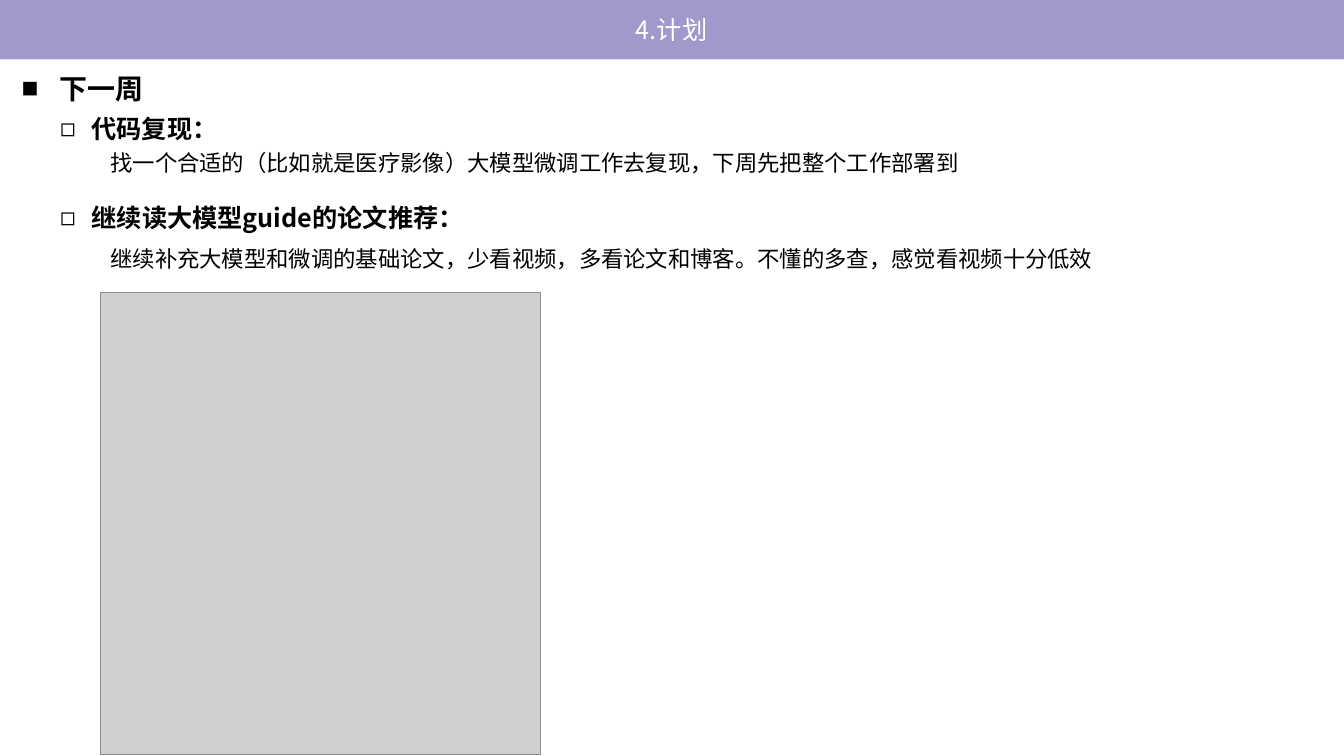
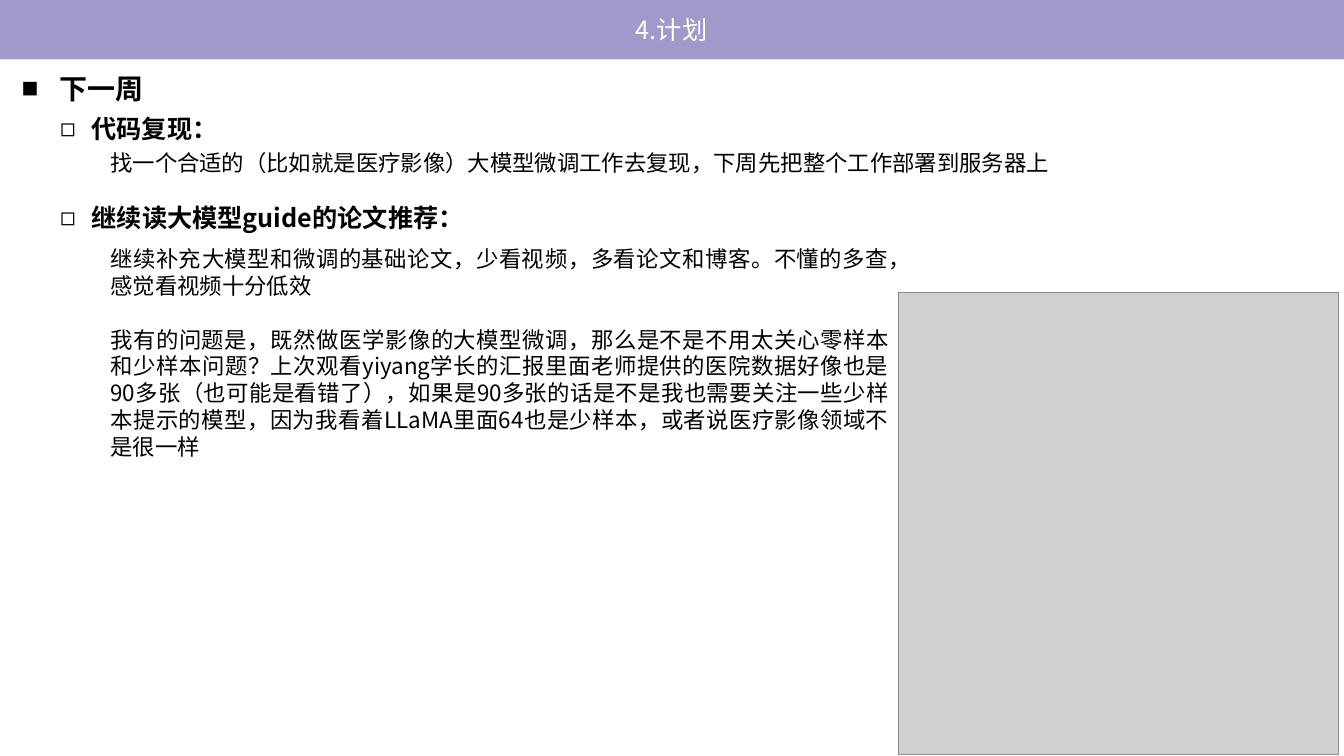
Before and after one commit to tj-messi/cv-computer-visual-tj, a slide deck: slide 20 of 0.组会记录/2024-10-31/report-2024-10-31.pptx (slide 8 before the commit). Drawn at 1344x756 pixels with LibreOffice and Linux fonts; fonts in the diff are those of the drawing; grey boxes stand for pictures. Boxes give left, top, right and bottom in pixels: in the first picture for what was removed or moved away, otherwise in the second. Text is boxed around its words. In the diff, an @@ line names an element or a change of style, - is before the commit and + after.

```diff
--- a/0.组会记录/2024-10-31/report-2024-10-31.pptx
+++ b/0.组会记录/2024-10-31/report-2024-10-31.pptx
@@ text at (x1=110, y1=152, x2=1048, y2=174): text changed @@
-找一个合适的（比如就是医疗影像）大模型微调工作去复现，下周先把整个工作部署到
+找一个合适的（比如就是医疗影像）大模型微调工作去复现，下周先把整个工作部署到服务器上
@@ picture moved from (x1=101, y1=293, x2=541, y2=755) to (x1=898, y1=293, x2=1339, y2=755) @@
@@ text at (x1=110, y1=329, x2=888, y2=457): paragraph added @@
+我有的问题是，既然做医学影像的大模型微调，那么是不是不用太关心零样本和少样本问题？上次观看yiyang学长的汇报里面老师提供的医院数据好像也是90多张（也可能是看错了），如果是90多张的话是不是我也需要关注一些少样本提示的模型，因为我看着LLaMA里面64也是少样本，或者说医疗影像领域不是很一样
```
Also in this commit, not shown: 1 other slide changed, 12 slides added, 3 other files.
